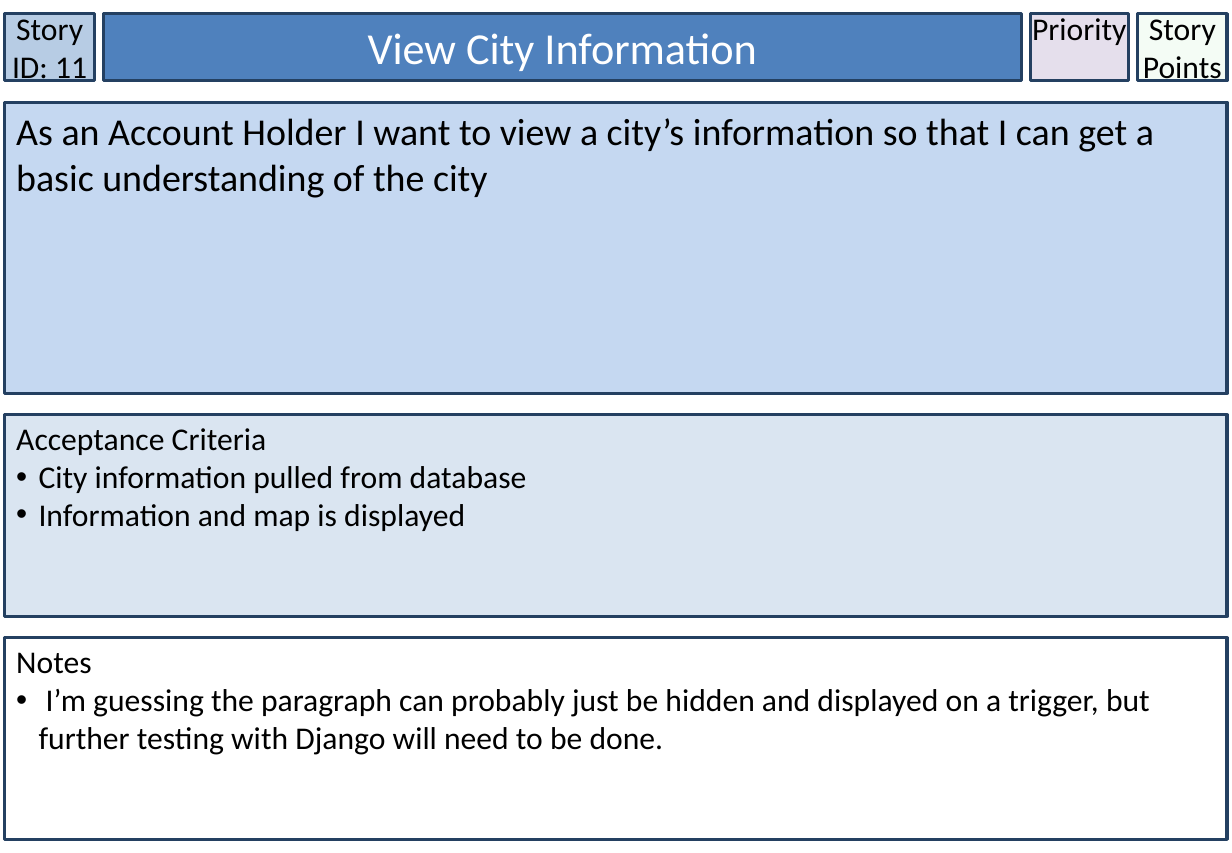
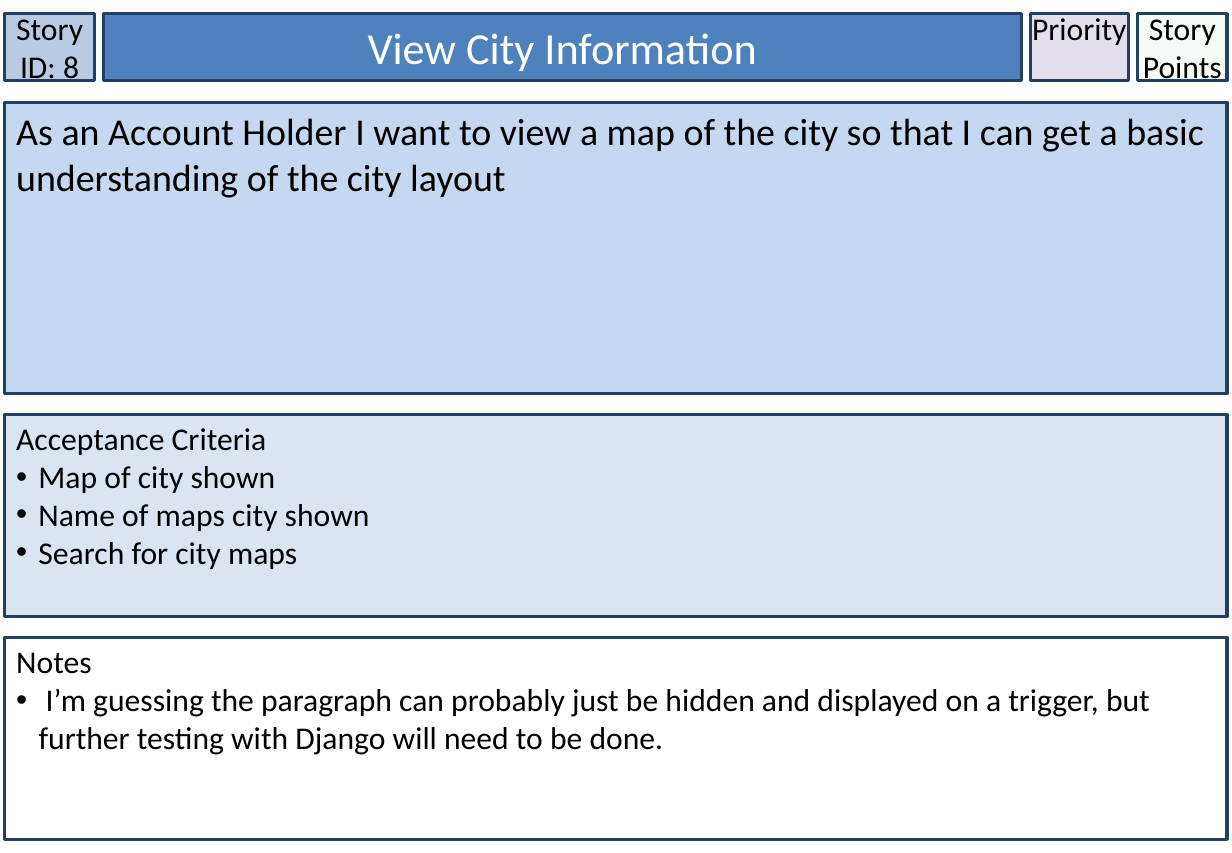
Before and after one commit to lowejosh/Django-landmarks, a slide deck: slide 9 of Story Cards.pptx (slide 12 before the commit). Drawn at 1232x853 pixels with LibreOffice and Linux fonts; fonts in the diff are those of the drawing. Boxes give left, top, right and bottom in pixels: in the first picture for what was removed or moved away, otherwise in the second. Text is boxed around its words. In the diff, an @@ line names an element or a change of style, - is before the commit and + after.

```diff
--- a/Story Cards.pptx
+++ b/Story Cards.pptx
@@ text in rectangle at (x1=16, y1=14, x2=83, y2=87): text changed @@
-Story ID: 11
+Story ID: 8
@@ text in rectangle at (x1=16, y1=118, x2=1204, y2=198): text changed @@
-As an Account Holder I want to view a city’s information so that I can get a basic understanding of the city
+As an Account Holder I want to view a map of the city so that I can get a basic understanding of the city layout
@@ text in rectangle at (x1=38, y1=466, x2=370, y2=569): text changed @@
-• City information pulled from database
-• Information and map is displayed
+• Map of city shown
+• Name of maps city shown
+• Search for city maps
```
Also in this commit, not shown: 29 other slides changed, 1 slide added, 4 slides removed, 2 other files.
